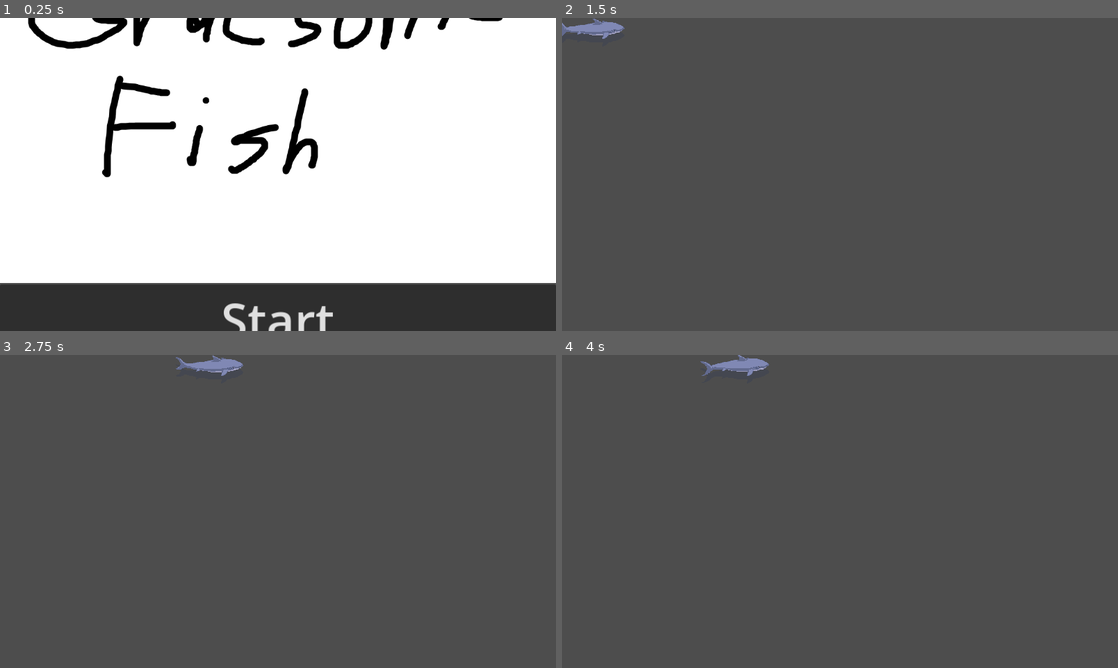
Above: before the commit, frames 1-4 (two rows, left to right).
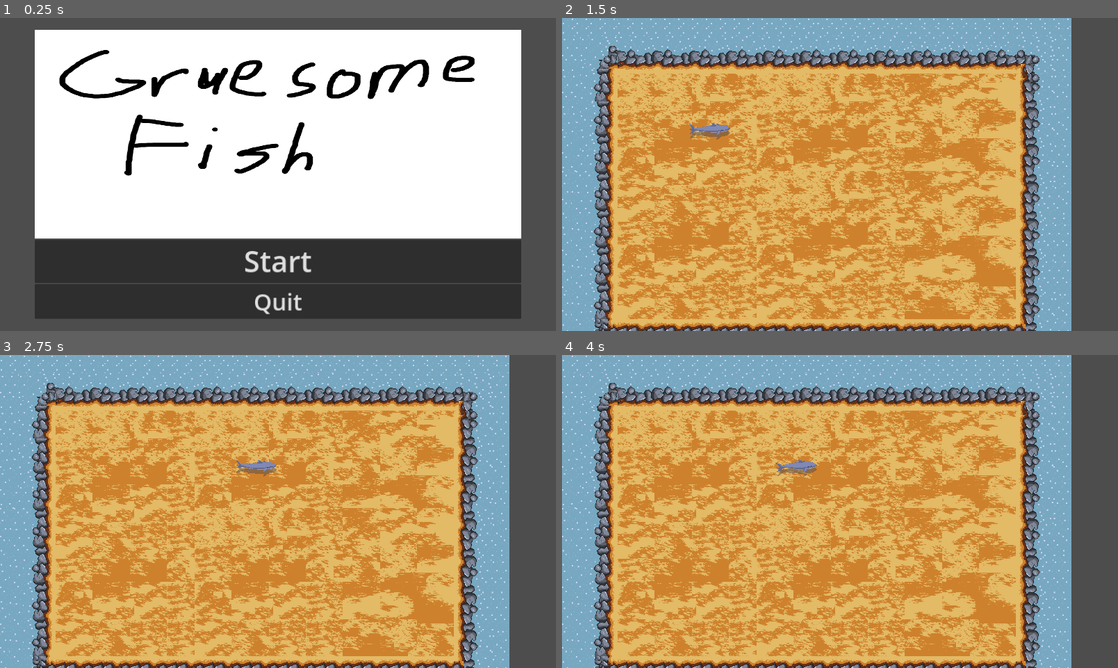
Above: after the commit, the same moments.

Repository: DylanRothbauer/GruesomeFish
Game: Godot game, scene res://Scenes/start_screen.tscn
Two runs of this game, one before a commit and one after it. Both use one fixed random seed, a clock stepped at 60 frames per second and the inputs below.
Inputs:
- Up to frame 1 (0.25 s): no input
- Up to frame 2 (1.5 s): click "Start" at 0.5 s; tap Enter (ui_accept) at 1.25 s; hold Right (right) from 1.28 s (still down)
- Up to frame 3 (2.75 s): keep holding Right (right); tap Enter (ui_accept) at 1.52, 2.27 s
- Up to frame 4 (4 s): release Right (right) at 2.78 s; hold Left (left) 2.78-3.53 s; hold Right (right) from 3.53 s (still down); tap Enter (ui_accept) at 3.77 s

The runs differ from the first frame. In frame 1, 38% of the frame differs, in the area x 0-100%, y 0-100%; in frame 2, 91%, in the area x 0-92%, y 0-100%; in frame 3, 91%; in frame 4, 91%.

Commit message:
rearranged nodes in main.tscn and changed project display resolution to 1920 x 1080

Diff:
--- a/Scenes/environment.tscn
+++ b/Scenes/environment.tscn
@@ -1288,7 +1288,7 @@
 [sub_resource type="TileSet" id="TileSet_5pk8t"]
 sources/0 = SubResource("TileSetAtlasSource_mq607")
 
-[node name="Environment" type="TileMapLayer"]
+[node name="Environment" type="Node2D"]
 
 [node name="Environment Map" type="TileMap" parent="."]
 position = Vector2(362, 351)
--- a/Scenes/main.tscn
+++ b/Scenes/main.tscn
@@ -1,23 +1,14 @@
 [gd_scene load_steps=3 format=3 uid="uid://diyi00raf0koe"]
 
 [ext_resource type="PackedScene" uid="uid://bljx6gjtah5uo" path="res://Scenes/shark.tscn" id="1_r5b3f"]
-
-[sub_resource type="WorldBoundaryShape2D" id="WorldBoundaryShape2D_iy1i7"]
-distance = -217.0
+[ext_resource type="PackedScene" uid="uid://dogt7pprb86gb" path="res://Scenes/environment.tscn" id="2_i3uq4"]
 
 [node name="Game" type="Node"]
 
+[node name="Environment" parent="." instance=ExtResource("2_i3uq4")]
+position = Vector2(-170, 32)
+
 [node name="Shark" parent="." instance=ExtResource("1_r5b3f")]
-position = Vector2(0, 30)
-
-[node name="Environment" type="TileMapLayer" parent="."]
-
-[node name="Start Screen" type="Container" parent="."]
-offset_right = 40.0
-offset_bottom = 40.0
-
-[node name="StaticBody2D" type="StaticBody2D" parent="."]
-
-[node name="CollisionShape2D" type="CollisionShape2D" parent="StaticBody2D"]
-position = Vector2(1, 51)
-shape = SubResource("WorldBoundaryShape2D_iy1i7")
+light_mask = 2
+visibility_layer = 2
+position = Vector2(451, 390)
--- a/Scenes/start_screen.tscn
+++ b/Scenes/start_screen.tscn
@@ -1,8 +1,8 @@
 [gd_scene load_steps=4 format=3 uid="uid://c3wr10ewl50lo"]
 
 [ext_resource type="Texture2D" uid="uid://hvjvjdryhrxs" path="res://Art Assets/Placeholders/GruesomeFishTitlePlaceholder.png" id="1_gxm57"]
-[ext_resource type="Script" path="res://Scenes/start.gd" id="2_0ej8g"]
-[ext_resource type="Script" path="res://Scenes/quit.gd" id="3_4petn"]
+[ext_resource type="Script" path="res://Scripts/start.gd" id="2_0ej8g"]
+[ext_resource type="Script" path="res://Scripts/quit.gd" id="3_4petn"]
 
 [node name="Start Screen" type="MarginContainer"]
 anchors_preset = 15
--- a/project.godot
+++ b/project.godot
@@ -17,6 +17,8 @@
 
 [display]
 
+window/size/viewport_width=1920
+window/size/viewport_height=1080
 window/stretch/mode="canvas_items"
 
 [dotnet]
Renamed: Scenes/quit.gd -> Scripts/quit.gd
Renamed: Scenes/start.gd -> Scripts/start.gd
